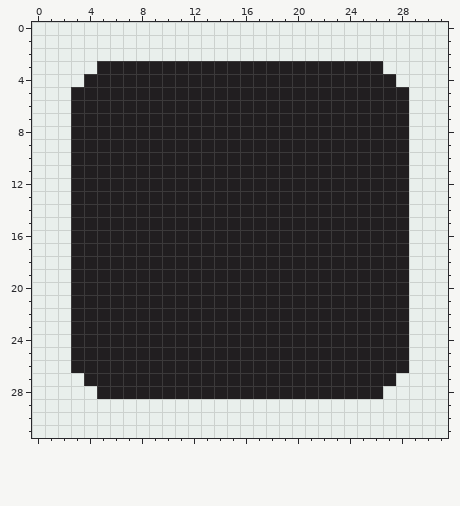
Pixel-art file: ui-assets/ui-panel.aseprite. The picture above was drawn from the file before the commit.
32x32 pixels, 1 frame.
And afterwards:
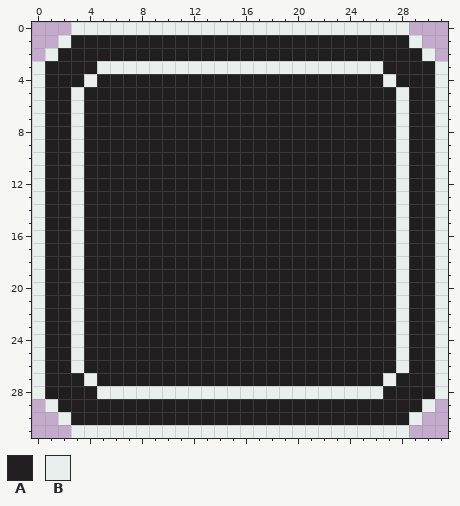
Palette (. is transparent): A #211e20  B #e9efec
Difference:
@@ x 0..31 @@
- 0 BBBBBBBBBBBBBBBBBBBBBBBBBBBBBBBB
- 1 BBBBBBBBBBBBBBBBBBBBBBBBBBBBBBBB
- 2 BBBBBBBBBBBBBBBBBBBBBBBBBBBBBBBB
- 3 BBBBBAAAAAAAAAAAAAAAAAAAAAABBBBB
- 4 BBBBAAAAAAAAAAAAAAAAAAAAAAAABBBB
- 5 BBBAAAAAAAAAAAAAAAAAAAAAAAAAABBB
- 6 BBBAAAAAAAAAAAAAAAAAAAAAAAAAABBB
- 7 BBBAAAAAAAAAAAAAAAAAAAAAAAAAABBB
- 8 BBBAAAAAAAAAAAAAAAAAAAAAAAAAABBB
- 9 BBBAAAAAAAAAAAAAAAAAAAAAAAAAABBB
-10 BBBAAAAAAAAAAAAAAAAAAAAAAAAAABBB
-11 BBBAAAAAAAAAAAAAAAAAAAAAAAAAABBB
-12 BBBAAAAAAAAAAAAAAAAAAAAAAAAAABBB
-13 BBBAAAAAAAAAAAAAAAAAAAAAAAAAABBB
-14 BBBAAAAAAAAAAAAAAAAAAAAAAAAAABBB
-15 BBBAAAAAAAAAAAAAAAAAAAAAAAAAABBB
-16 BBBAAAAAAAAAAAAAAAAAAAAAAAAAABBB
-17 BBBAAAAAAAAAAAAAAAAAAAAAAAAAABBB
-18 BBBAAAAAAAAAAAAAAAAAAAAAAAAAABBB
-19 BBBAAAAAAAAAAAAAAAAAAAAAAAAAABBB
-20 BBBAAAAAAAAAAAAAAAAAAAAAAAAAABBB
-21 BBBAAAAAAAAAAAAAAAAAAAAAAAAAABBB
-22 BBBAAAAAAAAAAAAAAAAAAAAAAAAAABBB
-23 BBBAAAAAAAAAAAAAAAAAAAAAAAAAABBB
-24 BBBAAAAAAAAAAAAAAAAAAAAAAAAAABBB
-25 BBBAAAAAAAAAAAAAAAAAAAAAAAAAABBB
-26 BBBAAAAAAAAAAAAAAAAAAAAAAAAAABBB
-27 BBBBAAAAAAAAAAAAAAAAAAAAAAAABBBB
-28 BBBBBAAAAAAAAAAAAAAAAAAAAAABBBBB
-29 BBBBBBBBBBBBBBBBBBBBBBBBBBBBBBBB
-30 BBBBBBBBBBBBBBBBBBBBBBBBBBBBBBBB
-31 BBBBBBBBBBBBBBBBBBBBBBBBBBBBBBBB
+ 0 ...BBBBBBBBBBBBBBBBBBBBBBBBBB...
+ 1 ..BAAAAAAAAAAAAAAAAAAAAAAAAAAB..
+ 2 .BAAAAAAAAAAAAAAAAAAAAAAAAAAAAB.
+ 3 BAAAABBBBBBBBBBBBBBBBBBBBBBAAAAB
+ 4 BAAABAAAAAAAAAAAAAAAAAAAAAABAAAB
+ 5 BAABAAAAAAAAAAAAAAAAAAAAAAAABAAB
+ 6 BAABAAAAAAAAAAAAAAAAAAAAAAAABAAB
+ 7 BAABAAAAAAAAAAAAAAAAAAAAAAAABAAB
+ 8 BAABAAAAAAAAAAAAAAAAAAAAAAAABAAB
+ 9 BAABAAAAAAAAAAAAAAAAAAAAAAAABAAB
+10 BAABAAAAAAAAAAAAAAAAAAAAAAAABAAB
+11 BAABAAAAAAAAAAAAAAAAAAAAAAAABAAB
+12 BAABAAAAAAAAAAAAAAAAAAAAAAAABAAB
+13 BAABAAAAAAAAAAAAAAAAAAAAAAAABAAB
+14 BAABAAAAAAAAAAAAAAAAAAAAAAAABAAB
+15 BAABAAAAAAAAAAAAAAAAAAAAAAAABAAB
+16 BAABAAAAAAAAAAAAAAAAAAAAAAAABAAB
+17 BAABAAAAAAAAAAAAAAAAAAAAAAAABAAB
+18 BAABAAAAAAAAAAAAAAAAAAAAAAAABAAB
+19 BAABAAAAAAAAAAAAAAAAAAAAAAAABAAB
+20 BAABAAAAAAAAAAAAAAAAAAAAAAAABAAB
+21 BAABAAAAAAAAAAAAAAAAAAAAAAAABAAB
+22 BAABAAAAAAAAAAAAAAAAAAAAAAAABAAB
+23 BAABAAAAAAAAAAAAAAAAAAAAAAAABAAB
+24 BAABAAAAAAAAAAAAAAAAAAAAAAAABAAB
+25 BAABAAAAAAAAAAAAAAAAAAAAAAAABAAB
+26 BAABAAAAAAAAAAAAAAAAAAAAAAAABAAB
+27 BAAABAAAAAAAAAAAAAAAAAAAAAABAAAB
+28 BAAAABBBBBBBBBBBBBBBBBBBBBBAAAAB
+29 .BAAAAAAAAAAAAAAAAAAAAAAAAAAAAB.
+30 ..BAAAAAAAAAAAAAAAAAAAAAAAAAAB..
+31 ...BBBBBBBBBBBBBBBBBBBBBBBBBB...
Where, in picture pixels (left, top, right, bottom), the same in both pictures:
changed: (32, 22, 448, 438)
